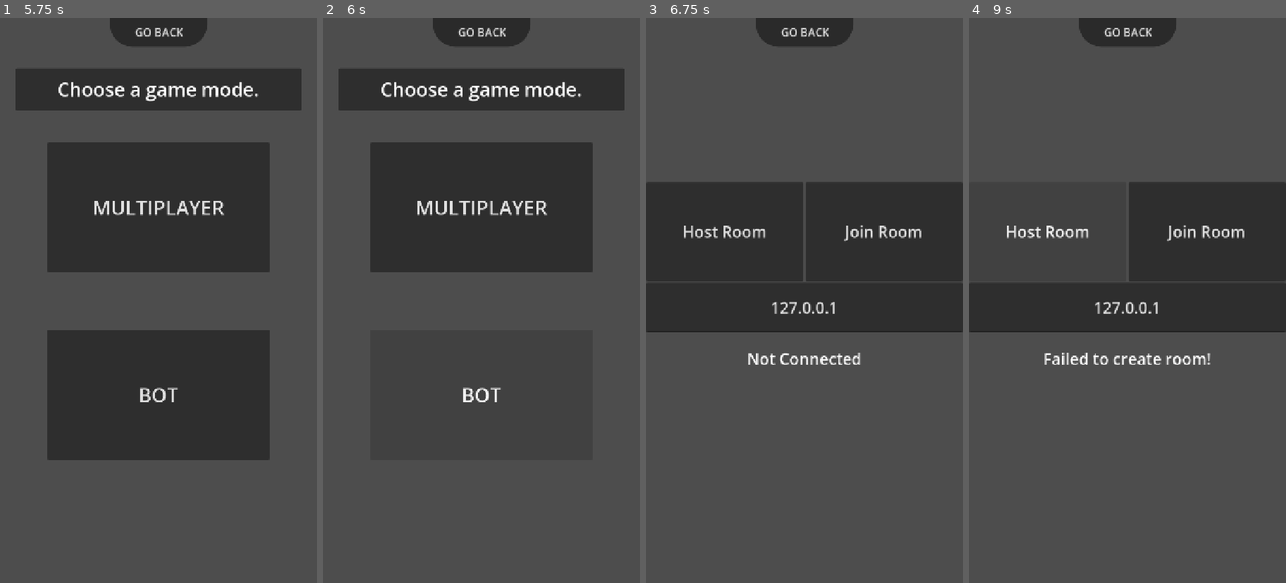
Above: before the commit, frames 1-4 (left to right).
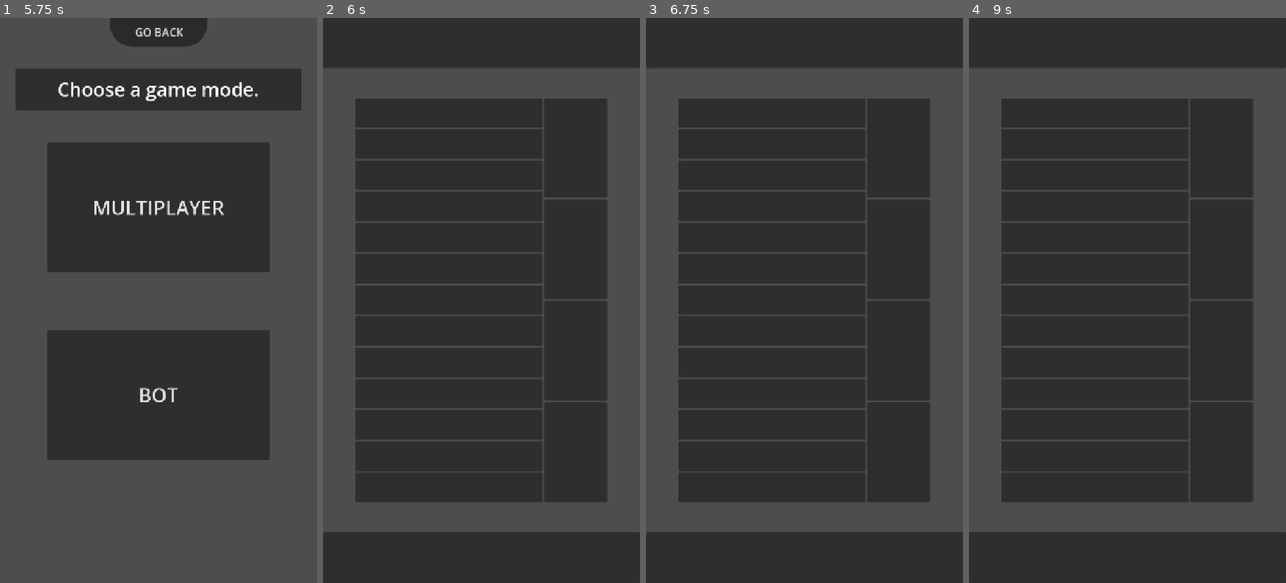
Above: after the commit, the same moments.

Repository: LeYohan-rgb/trad-games-hub
Game: Godot game, scene res://Scenes/starting_screen.tscn
The game is run twice, just before and just after one commit, with the same random seed, the same clock (stepped at 60 frames per second) and the same inputs. The engine's default icon, where the game draws it, is replaced by a stand-in: a white triangle on a blue panel in a dark square.
Inputs (mouse positions are in pixels of both pictures, inside the frame that each line leads up to):
- Up to frame 1 (5.75 s): click "PLAY" at 0.5 s; click (158, 91) at 1.27 s; type "12" at 1.35 s; click "GO BACK" at 2 s; click "PLAY" at 2.75 s; click "Adjiboto" at 3.5 s; click "GO BACK" at 4.25 s; click "Bul" at 5 s
- Up to frame 2 (6 s): click "BOT" at 5.75 s
- Up to frame 3 (6.75 s): click (804, 210) at 6.5 s, where only the run before the commit has a clickable "MULTIPLAYER"
- Up to frame 4 (9 s): click (1127, 34) at 7.25 s, where only the run before the commit has a clickable "GO BACK"; tap Enter at 8 s; move the mouse to (1197, 272) at 8.02 s; hold Right 8.03-8.75 s; tap Alt at 8.1 s; click (1197, 272) at 8.17 s; click (1048, 232) at 8.75 s, where only the run before the commit has a clickable "Host Room"

Frame 1 is identical in both runs. In frame 2, 44% of the frame differs, in the area x 0-100%, y 0-100%; in frame 3, 57%; in frame 4, 55%.

Commit message:
Making the layout of the game scene for Bul

Diff:
--- a/Scenes/bul_room.tscn
+++ b/Scenes/bul_room.tscn
@@ -13,21 +13,163 @@
 [node name="Panel" type="Panel" parent="." unique_id=113671085]
 layout_mode = 2
 size_flags_vertical = 3
-size_flags_stretch_ratio = 0.5
+size_flags_stretch_ratio = 0.25
 
 [node name="Control" type="Control" parent="." unique_id=1115521270]
 layout_mode = 2
 size_flags_vertical = 3
+size_flags_stretch_ratio = 0.13
 
-[node name="HBoxContainer" type="HBoxContainer" parent="." unique_id=1656973392]
+[node name="HBoxContainer" type="HBoxContainer" parent="." unique_id=7550614]
 layout_mode = 2
 size_flags_vertical = 3
+size_flags_stretch_ratio = 2.0
+
+[node name="Control2" type="Control" parent="HBoxContainer" unique_id=429224492]
+layout_mode = 2
+size_flags_horizontal = 3
+size_flags_stretch_ratio = 0.5
+
+[node name="VBoxContainer" type="VBoxContainer" parent="HBoxContainer" unique_id=558708984]
+layout_mode = 2
+size_flags_horizontal = 3
+size_flags_stretch_ratio = 3.0
+
+[node name="HBoxContainer" type="HBoxContainer" parent="HBoxContainer/VBoxContainer" unique_id=1774660678]
+layout_mode = 2
+size_flags_vertical = 3
+
+[node name="Panel" type="Panel" parent="HBoxContainer/VBoxContainer/HBoxContainer" unique_id=1920597120]
+layout_mode = 2
+size_flags_horizontal = 3
+
+[node name="HBoxContainer2" type="HBoxContainer" parent="HBoxContainer/VBoxContainer" unique_id=690085727]
+layout_mode = 2
+size_flags_vertical = 3
+
+[node name="Panel" type="Panel" parent="HBoxContainer/VBoxContainer/HBoxContainer2" unique_id=1496894936]
+layout_mode = 2
+size_flags_horizontal = 3
+
+[node name="HBoxContainer3" type="HBoxContainer" parent="HBoxContainer/VBoxContainer" unique_id=242814581]
+layout_mode = 2
+size_flags_vertical = 3
+
+[node name="Panel" type="Panel" parent="HBoxContainer/VBoxContainer/HBoxContainer3" unique_id=1229632714]
+layout_mode = 2
+size_flags_horizontal = 3
+
+[node name="HBoxContainer4" type="HBoxContainer" parent="HBoxContainer/VBoxContainer" unique_id=1994993959]
+layout_mode = 2
+size_flags_vertical = 3
+
+[node name="Panel" type="Panel" parent="HBoxContainer/VBoxContainer/HBoxContainer4" unique_id=1321859705]
+layout_mode = 2
+size_flags_horizontal = 3
+
+[node name="HBoxContainer5" type="HBoxContainer" parent="HBoxContainer/VBoxContainer" unique_id=2103753210]
+layout_mode = 2
+size_flags_vertical = 3
+
+[node name="Panel" type="Panel" parent="HBoxContainer/VBoxContainer/HBoxContainer5" unique_id=1458429417]
+layout_mode = 2
+size_flags_horizontal = 3
+
+[node name="HBoxContainer6" type="HBoxContainer" parent="HBoxContainer/VBoxContainer" unique_id=172209814]
+layout_mode = 2
+size_flags_vertical = 3
+
+[node name="Panel" type="Panel" parent="HBoxContainer/VBoxContainer/HBoxContainer6" unique_id=448081332]
+layout_mode = 2
+size_flags_horizontal = 3
+
+[node name="HBoxContainer7" type="HBoxContainer" parent="HBoxContainer/VBoxContainer" unique_id=98317866]
+layout_mode = 2
+size_flags_vertical = 3
+
+[node name="Panel" type="Panel" parent="HBoxContainer/VBoxContainer/HBoxContainer7" unique_id=924488850]
+layout_mode = 2
+size_flags_horizontal = 3
+
+[node name="HBoxContainer8" type="HBoxContainer" parent="HBoxContainer/VBoxContainer" unique_id=1107667713]
+layout_mode = 2
+size_flags_vertical = 3
+
+[node name="Panel" type="Panel" parent="HBoxContainer/VBoxContainer/HBoxContainer8" unique_id=664513738]
+layout_mode = 2
+size_flags_horizontal = 3
+
+[node name="HBoxContainer9" type="HBoxContainer" parent="HBoxContainer/VBoxContainer" unique_id=995112489]
+layout_mode = 2
+size_flags_vertical = 3
+
+[node name="Panel" type="Panel" parent="HBoxContainer/VBoxContainer/HBoxContainer9" unique_id=80011809]
+layout_mode = 2
+size_flags_horizontal = 3
+
+[node name="HBoxContainer10" type="HBoxContainer" parent="HBoxContainer/VBoxContainer" unique_id=621459421]
+layout_mode = 2
+size_flags_vertical = 3
+
+[node name="Panel" type="Panel" parent="HBoxContainer/VBoxContainer/HBoxContainer10" unique_id=2102628816]
+layout_mode = 2
+size_flags_horizontal = 3
+
+[node name="HBoxContainer11" type="HBoxContainer" parent="HBoxContainer/VBoxContainer" unique_id=1646605250]
+layout_mode = 2
+size_flags_vertical = 3
+
+[node name="Panel" type="Panel" parent="HBoxContainer/VBoxContainer/HBoxContainer11" unique_id=412868795]
+layout_mode = 2
+size_flags_horizontal = 3
+
+[node name="HBoxContainer12" type="HBoxContainer" parent="HBoxContainer/VBoxContainer" unique_id=1889340790]
+layout_mode = 2
+size_flags_vertical = 3
+
+[node name="Panel" type="Panel" parent="HBoxContainer/VBoxContainer/HBoxContainer12" unique_id=488393760]
+layout_mode = 2
+size_flags_horizontal = 3
+
+[node name="HBoxContainer13" type="HBoxContainer" parent="HBoxContainer/VBoxContainer" unique_id=2117686252]
+layout_mode = 2
+size_flags_vertical = 3
+
+[node name="Panel" type="Panel" parent="HBoxContainer/VBoxContainer/HBoxContainer13" unique_id=1121398774]
+layout_mode = 2
+size_flags_horizontal = 3
+
+[node name="VBoxContainer2" type="VBoxContainer" parent="HBoxContainer" unique_id=1639010885]
+layout_mode = 2
+size_flags_horizontal = 3
+
+[node name="Panel" type="Panel" parent="HBoxContainer/VBoxContainer2" unique_id=1940045840]
+layout_mode = 2
+size_flags_vertical = 3
+
+[node name="Panel2" type="Panel" parent="HBoxContainer/VBoxContainer2" unique_id=572712354]
+layout_mode = 2
+size_flags_vertical = 3
+
+[node name="Panel3" type="Panel" parent="HBoxContainer/VBoxContainer2" unique_id=1788965615]
+layout_mode = 2
+size_flags_vertical = 3
+
+[node name="Panel4" type="Panel" parent="HBoxContainer/VBoxContainer2" unique_id=682895510]
+layout_mode = 2
+size_flags_vertical = 3
+
+[node name="Control" type="Control" parent="HBoxContainer" unique_id=69727538]
+layout_mode = 2
+size_flags_horizontal = 3
+size_flags_stretch_ratio = 0.5
 
 [node name="Control2" type="Control" parent="." unique_id=849979021]
 layout_mode = 2
 size_flags_vertical = 3
+size_flags_stretch_ratio = 0.13
 
 [node name="Panel2" type="Panel" parent="." unique_id=1732520995]
 layout_mode = 2
 size_flags_vertical = 3
-size_flags_stretch_ratio = 0.5
+size_flags_stretch_ratio = 0.25
--- a/Scripts/choosing_game_mode.gd
+++ b/Scripts/choosing_game_mode.gd
@@ -23,7 +23,8 @@
 	#GO TO ADJIBOTO BOT
 	if Global.playing_game == 1:
 		get_tree().change_scene_to_file("res://Scenes/adjiboto_room.tscn")
-
+	if Global.playing_game == 2:
+		get_tree().change_scene_to_file("res://Scenes/bul_room.tscn")
 
 func _on_go_back_btn_pressed() -> void:
 	get_tree().change_scene_to_file("res://Scenes/game_selector.tscn")
